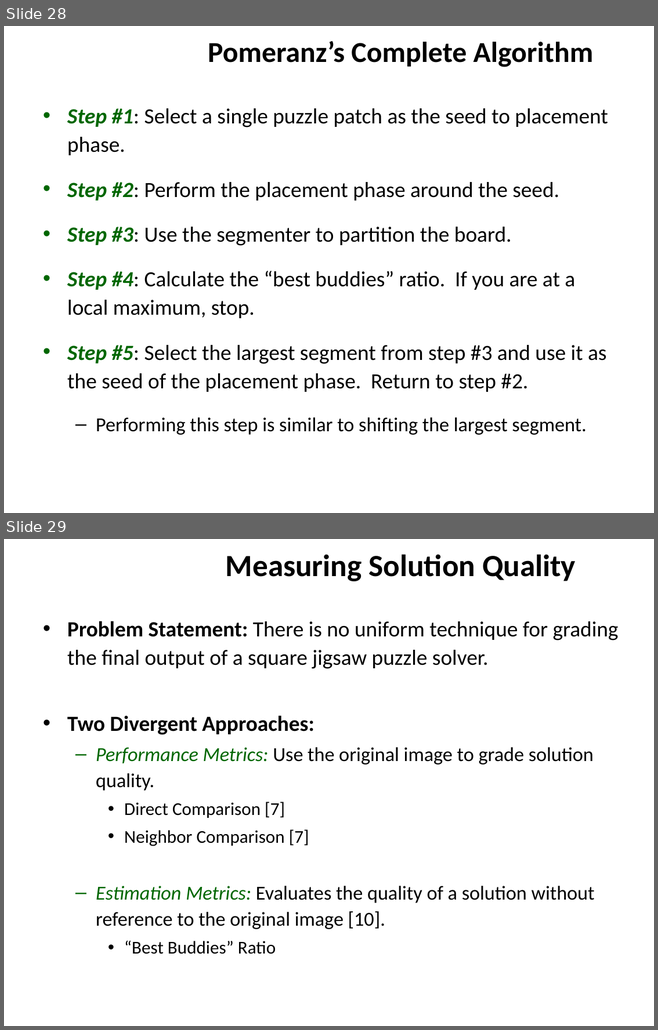
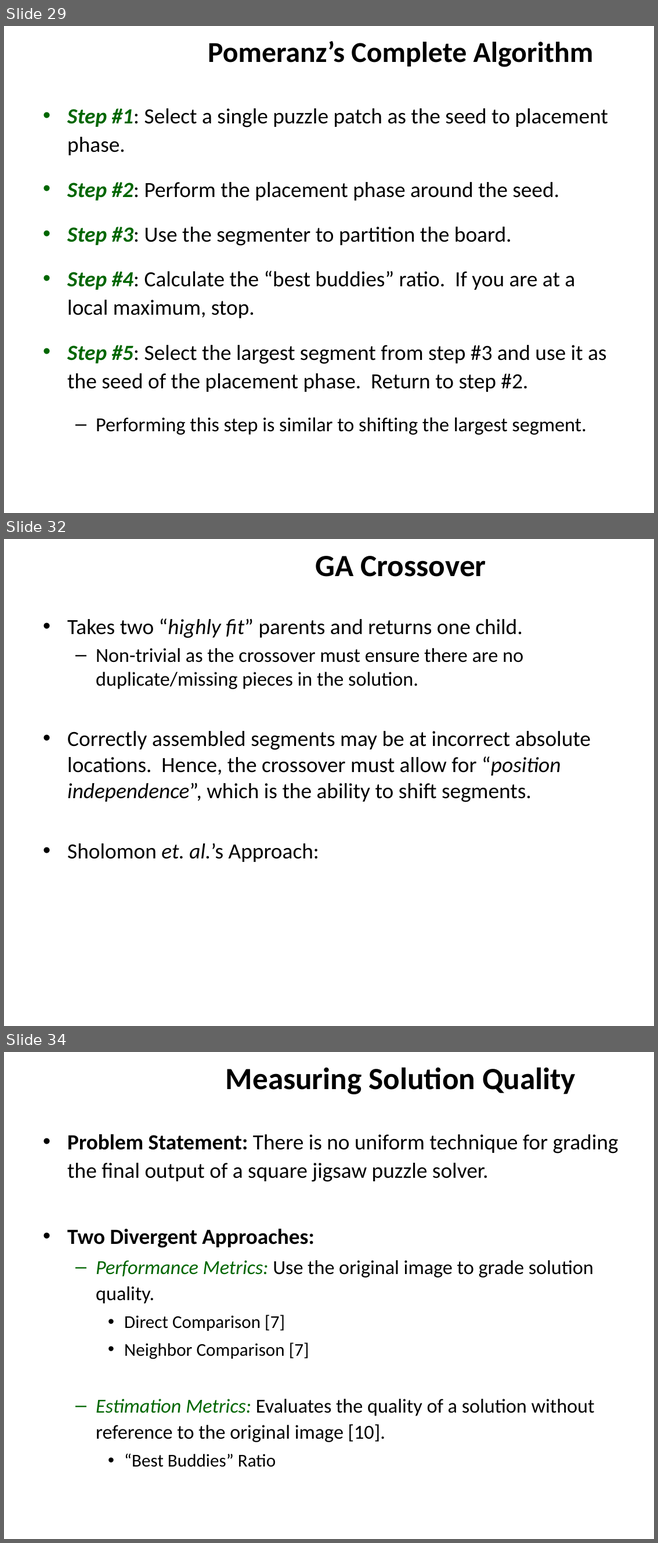
Before and after one commit to ZaydH/sjsu_thesis, a slide deck: Papers/Zayd_Hammoudeh_-_Square_Jigsaw_Puzzle_Problem_Literature_Review.pptx. Shown one above the other, each under a label of ours: slides 28 and 29 before the commit, slides 29, 32 and 34 after it; the slides between them are not shown. The pictures are 658x1030 and 658x1543 pixels, drawn with LibreOffice and Linux fonts; fonts in the diff are those of the drawing; background and template pictures are left out. Boxes give left, top, right and bottom in pixels: in the first picture for what was removed or moved away, otherwise in the second. Text is boxed around its words. In the diff, an @@ line names an element or a change of style, - is before the commit and + after.

```diff
--- a/Papers/Zayd_Hammoudeh_-_Square_Jigsaw_Puzzle_Problem_Literature_Review.pptx
+++ b/Papers/Zayd_Hammoudeh_-_Square_Jigsaw_Puzzle_Problem_Literature_Review.pptx
@@ slide 32 added at (x1=4, y1=539, x2=654, y2=1026), background #FFFFFF @@
@@ title added at (x1=315, y1=556, x2=486, y2=577), 34.2 pt, text #000000, bold @@
+GA Crossover
@@ text added at (x1=67, y1=618, x2=590, y2=862), 24 pt, text #000000 @@
+• Takes two “highly fit” parents and returns one child.
+  – Non-trivial as the crossover must ensure there are no duplicate/missing pieces in the solution.
+• Correctly assembled segments may be at incorrect absolute locations. Hence, the crossover must allow for “position independence”, which is the ability to shift segments.
+• Sholomon et. al.’s Approach:
@@ what was slide 28 is now slide 29 @@
@@ what was slide 29 is now slide 34 @@
```
Also in this commit, not shown: 3 slides changed, 7 other slides added, 3 other files.
